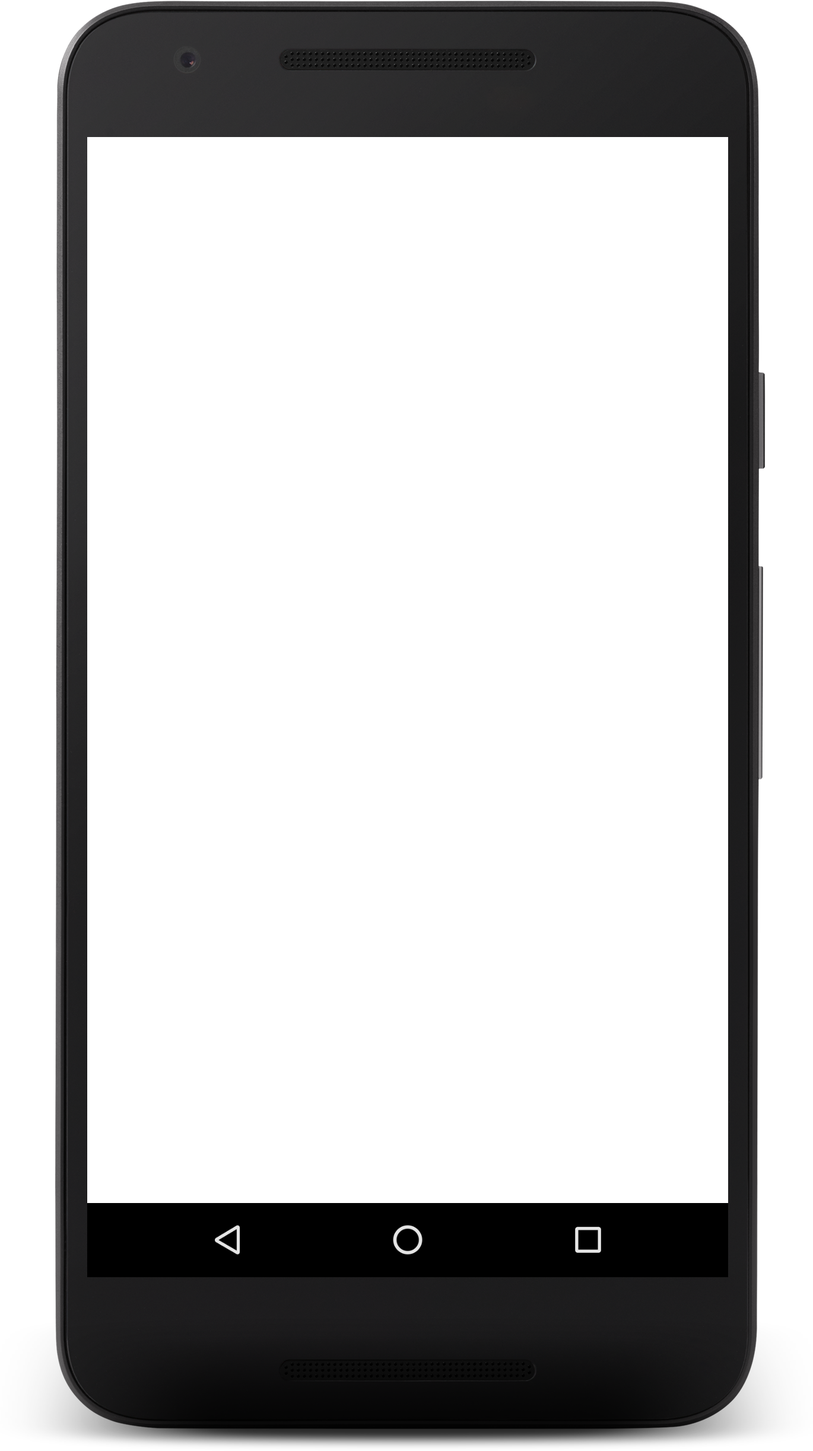
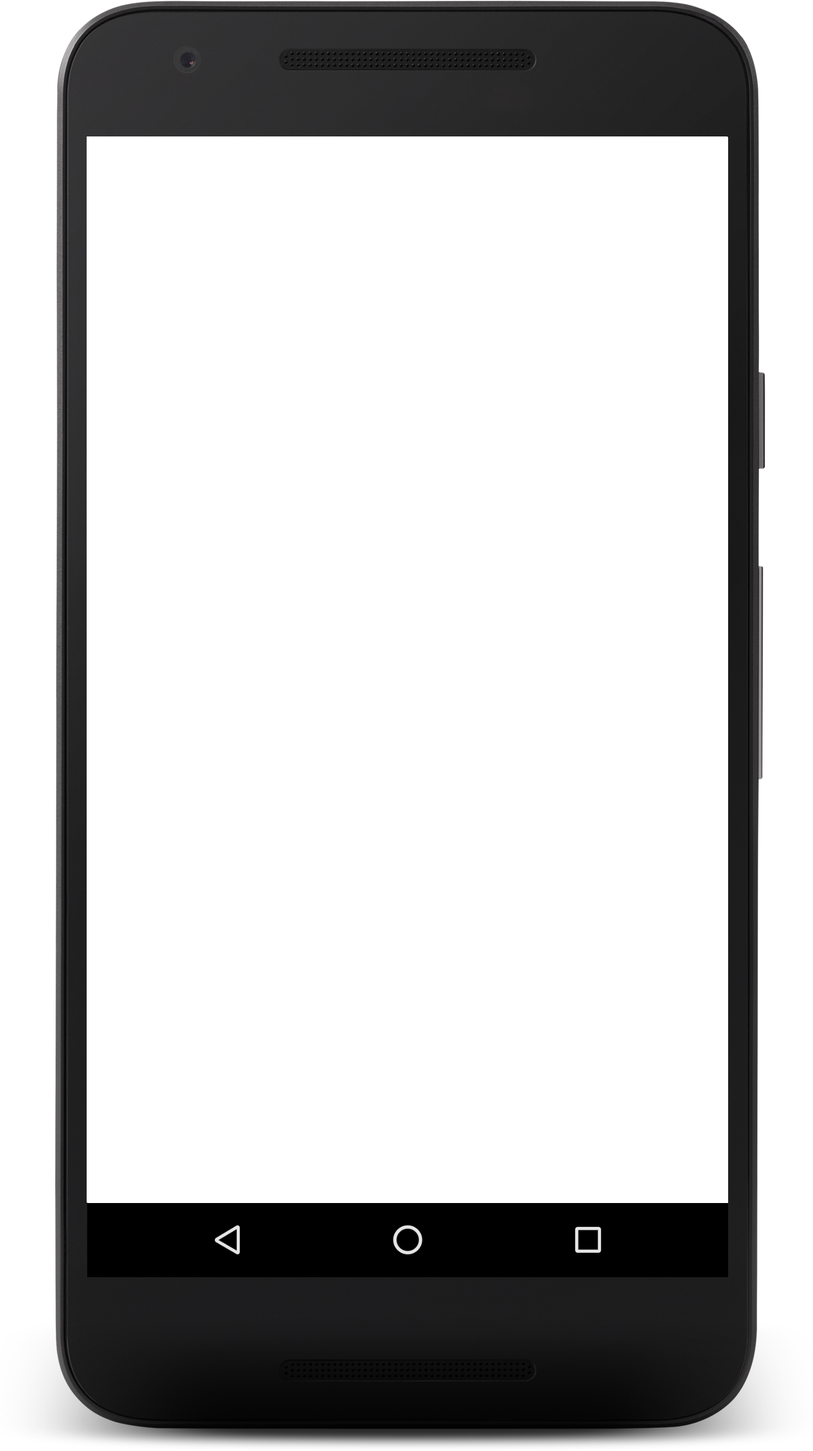
Layered file, before and after one edit (813×1451). Changes by layer:
added layer "Warstwa" above "smartphone.png" over [86, 136, 728, 1203]
